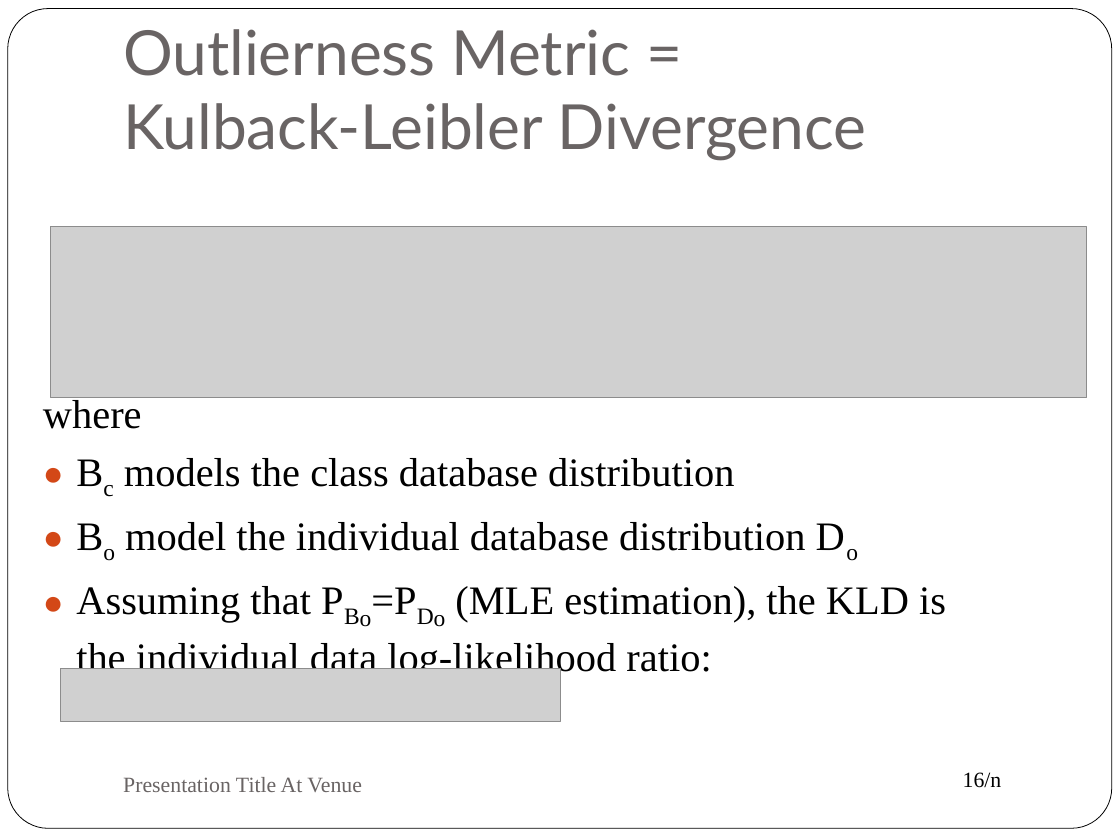
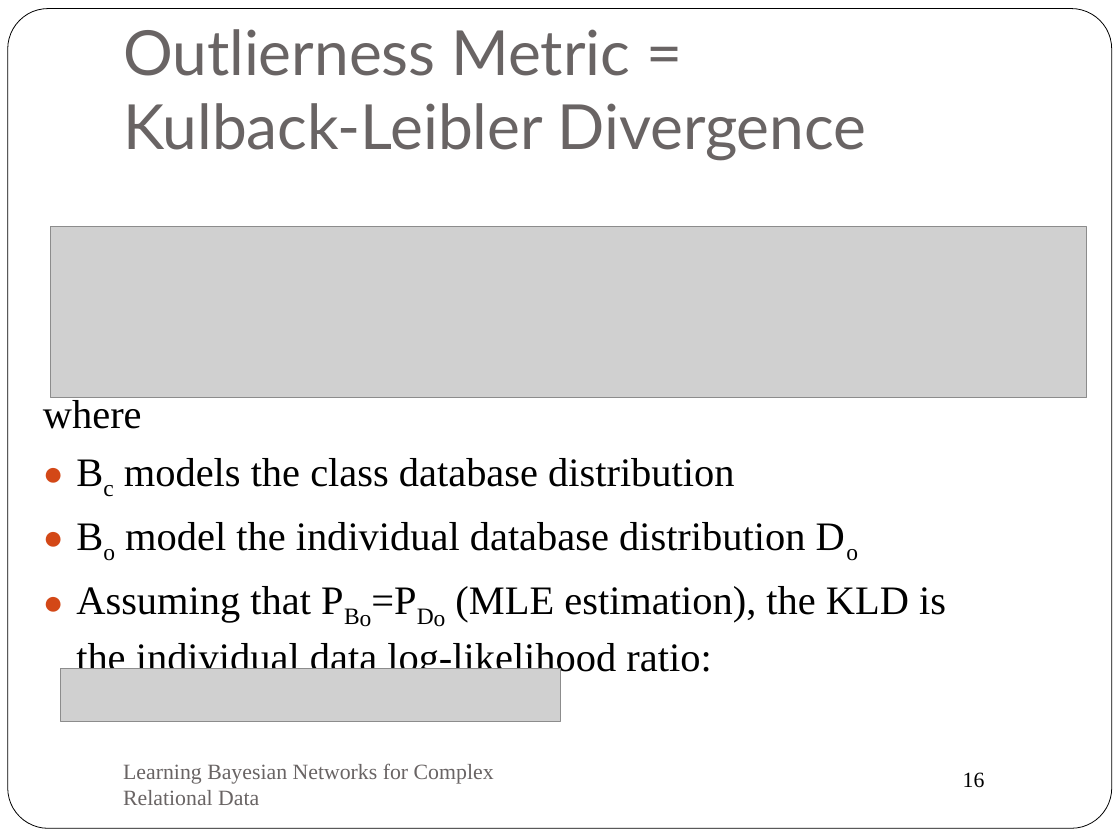
Before and after one commit to oschulte/srl-tutorial-slides, a slide deck: slide 16 of ch6-anomaly.pptx. Drawn at 1120x840 pixels with LibreOffice and Linux fonts; fonts in the diff are those of the drawing; grey boxes stand for pictures. Boxes give left, top, right and bottom in pixels: in the first picture for what was removed or moved away, otherwise in the second. Text is boxed around its words. In the diff, an @@ line names an element or a change of style, - is before the commit and + after.

```diff
--- a/ch6-anomaly.pptx
+++ b/ch6-anomaly.pptx
@@ text at box(123, 763, 494, 805): text changed @@
-Presentation Title At Venue
+Learning Bayesian Networks for Complex Relational Data
@@ page number at box(963, 772, 985, 788): text changed @@
-16/n
+16
```
Also in this commit, not shown: 19 other slides changed, 3 slides added, 2 slides removed.
